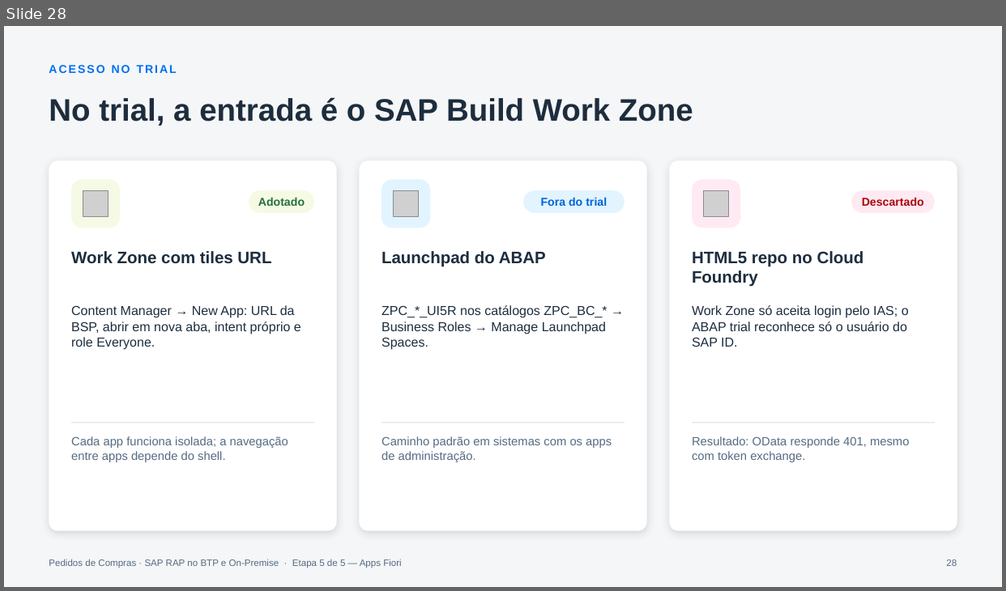
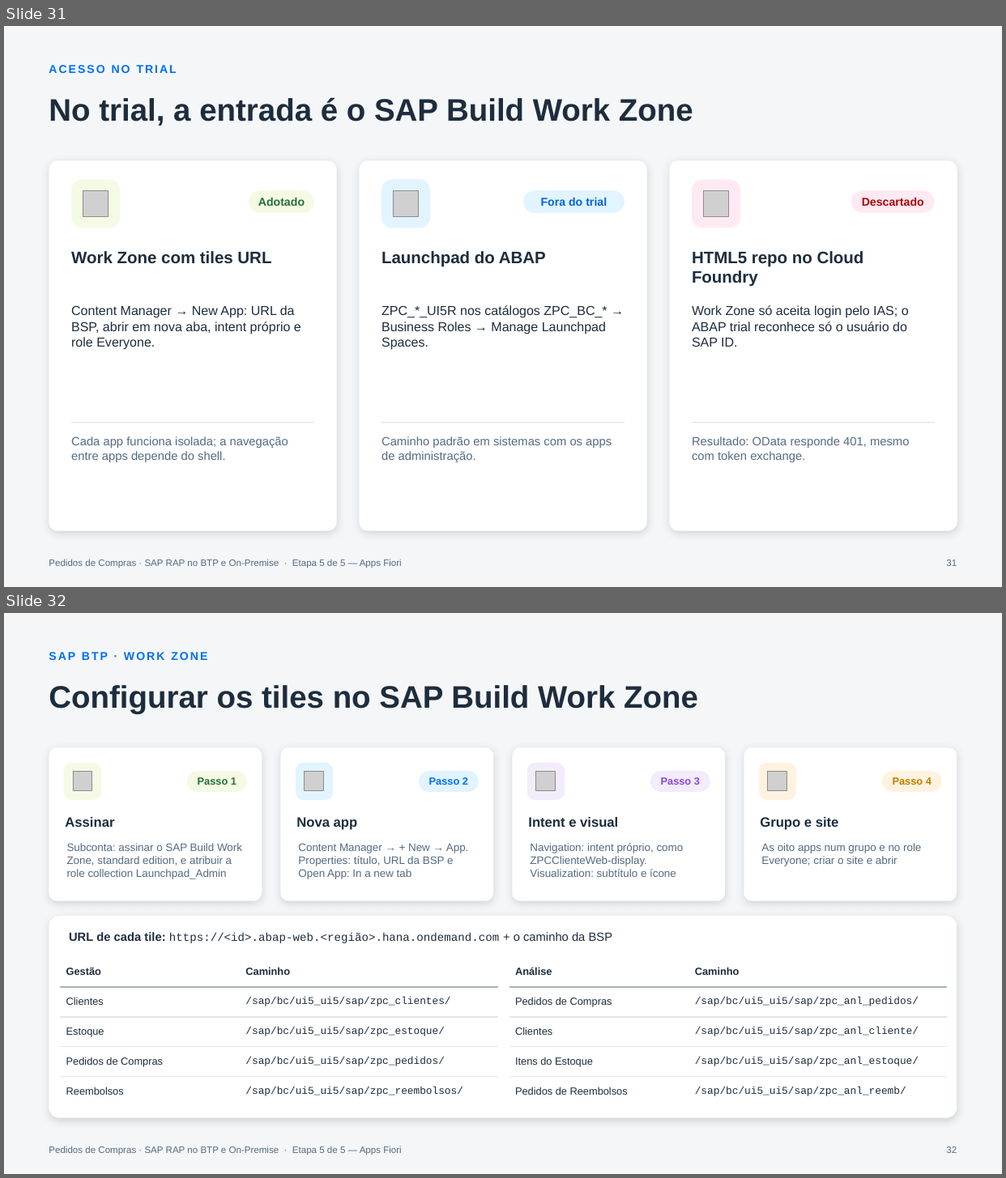
Before and after one commit to AdrianoBispo/sap-abap-rap-pedidos-de-compras-app, a slide deck: docs/apresentacoes/05-apps-fiori.pptx. Shown one above the other, each under a label of ours: slide 28 before the commit, slides 31 and 32 after it. The pictures are 1006x591 and 1006x1178 pixels, drawn with LibreOffice and Linux fonts; fonts in the diff are those of the drawing; grey boxes stand for pictures. Boxes give left, top, right and bottom in pixels: in the first picture for what was removed or moved away, otherwise in the second. Text is boxed around its words. In the diff, an @@ line names an element or a change of style, - is before the commit and + after.

```diff
--- a/docs/apresentacoes/05-apps-fiori.pptx
+++ b/docs/apresentacoes/05-apps-fiori.pptx
@@ slide 32 added at (4, 613, 1002, 1174), background #F5F6F7; not listed: 1 template element that a slide beside it also shows @@
@@ text added at (49, 652, 207, 660), 11 pt, text #0070F2, bold @@
+SAP BTP · WORK ZONE
@@ title added at (49, 685, 698, 713), 30 pt, text #1D2D3E, bold @@
+Configurar os tiles no SAP Build Work Zone
@@ rounded rectangle added at (49, 747, 262, 901), fill #FFFFFF @@
@@ rounded rectangle added at (280, 747, 493, 901), fill #FFFFFF @@
@@ rounded rectangle added at (513, 747, 726, 901), fill #FFFFFF @@
@@ rounded rectangle added at (744, 747, 957, 901), fill #FFFFFF @@
@@ rounded rectangle added at (64, 763, 101, 800), fill #F5FAE5 @@
@@ picture added at (73, 772, 92, 791) @@
@@ rounded rectangle added at (187, 771, 246, 792), fill #F5FAE5, 10 pt, text #256F3A, bold @@
+Passo 1
@@ rounded rectangle added at (296, 763, 334, 800), fill #E1F4FF @@
@@ picture added at (305, 772, 324, 791) @@
@@ rounded rectangle added at (419, 771, 479, 792), fill #E1F4FF, 10 pt, text #0070F2, bold @@
+Passo 2
@@ rounded rectangle added at (527, 763, 565, 800), fill #F3ECFB @@
@@ picture added at (536, 772, 556, 791) @@
@@ rounded rectangle added at (650, 771, 710, 792), fill #F3ECFB, 10 pt, text #8B47D7, bold @@
+Passo 3
@@ rounded rectangle added at (760, 763, 797, 800), fill #FFF3E0 @@
@@ picture added at (769, 772, 788, 791) @@
@@ rounded rectangle added at (882, 771, 942, 792), fill #FFF3E0, 10 pt, text #C87B00, bold @@
+Passo 4
@@ text added at (65, 817, 114, 827), 13 pt, text #1D2D3E, bold @@
+Assinar
@@ text added at (296, 817, 358, 830), 13 pt, text #1D2D3E, bold @@
+Nova app
@@ text added at (528, 817, 618, 827), 13 pt, text #1D2D3E, bold @@
+Intent e visual
@@ text added at (760, 817, 839, 830), 13 pt, text #1D2D3E, bold @@
+Grupo e site
@@ rounded rectangle added at (64, 837, 251, 897), 10.5 pt, text #556B82 @@
+Subconta: assinar o SAP Build Work Zone, standard edition, e atribuir a role collection Launchpad_Admin
@@ rounded rectangle added at (296, 837, 484, 897), 10.5 pt, text #556B82 @@
+Content Manager → + New → App. Properties: título, URL da BSP e Open App: In a new tab
@@ rounded rectangle added at (527, 837, 714, 897), 10.5 pt, text #556B82 @@
+Navigation: intent próprio, como ZPCClienteWeb-display. Visualization: subtítulo e ícone
@@ rounded rectangle added at (760, 837, 947, 897), 10.5 pt, text #556B82 @@
+As oito apps num grupo e no role Everyone; criar o site e abrir
@@ rounded rectangle added at (49, 916, 957, 1118), fill #FFFFFF @@
@@ text added at (69, 932, 613, 943), 11 pt, text #1D2D3E @@
+URL de cada tile: https://<id>.abap-web.<região>.hana.ondemand.com + o caminho da BSP
@@ table added at (60, 957, 498, 1107), 5 rows, 2 columns @@
+Gestão | Caminho
+Clientes | /sap/bc/ui5_ui5/sap/zpc_clientes/
+Estoque | /sap/bc/ui5_ui5/sap/zpc_estoque/
+Pedidos de Compras | /sap/bc/ui5_ui5/sap/zpc_pedidos/
+Reembolsos | /sap/bc/ui5_ui5/sap/zpc_reembolsos/
@@ table added at (509, 957, 948, 1107), 5 rows, 2 columns @@
+Análise | Caminho
+Pedidos de Compras | /sap/bc/ui5_ui5/sap/zpc_anl_pedidos/
+Clientes | /sap/bc/ui5_ui5/sap/zpc_anl_cliente/
+Itens do Estoque | /sap/bc/ui5_ui5/sap/zpc_anl_estoque/
+Pedidos de Reembolsos | /sap/bc/ui5_ui5/sap/zpc_anl_reemb/
@@ page number added at (946, 1147, 957, 1153), 9 pt, text #556B82 @@
+32
@@ what was slide 28 is now slide 31 @@
@@ page number at (946, 560, 957, 566): text changed @@
-28
+31
```
Also in this commit, not shown: 3 other slides added.
